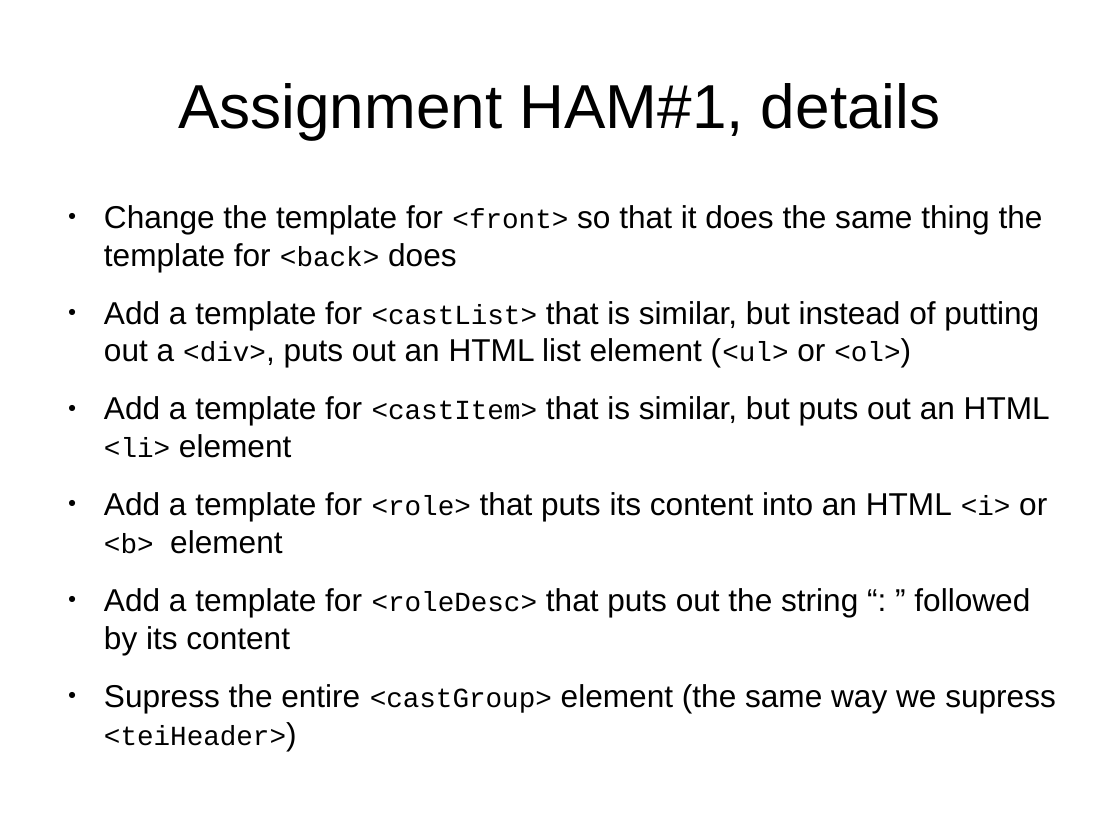
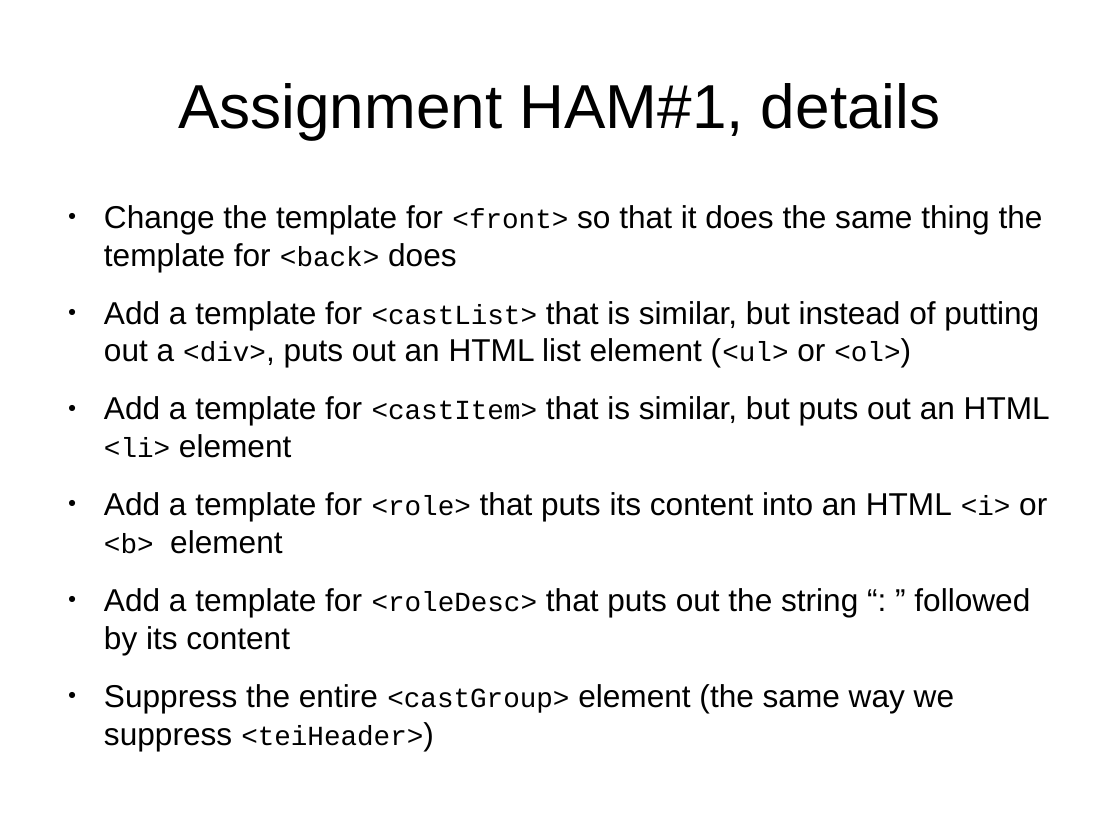
Before and after one commit to martindholmes/XSLT_workshops, a slide deck: slide 6 of intro/presentations/07_Hamlet_in_HTML.odp. Drawn at 1120x840 pixels with LibreOffice and Linux fonts; fonts in the diff are those of the drawing. Boxes give left, top, right and bottom in pixels: in the first picture for what was removed or moved away, otherwise in the second. Text is boxed around its words. In the diff, an @@ line names an element or a change of style, - is before the commit and + after.

```diff
--- a/intro/presentations/07_Hamlet_in_HTML.odp
+++ b/intro/presentations/07_Hamlet_in_HTML.odp
@@ text at (x1=104, y1=684, x2=954, y2=751): text changed @@
-● Supress the entire <castGroup> element (the same way we supress <teiHeader>)
+● Suppress the entire <castGroup> element (the same way we suppress <teiHeader>)
```
Also in this commit, not shown: 2 other slides changed, 1 other file.
